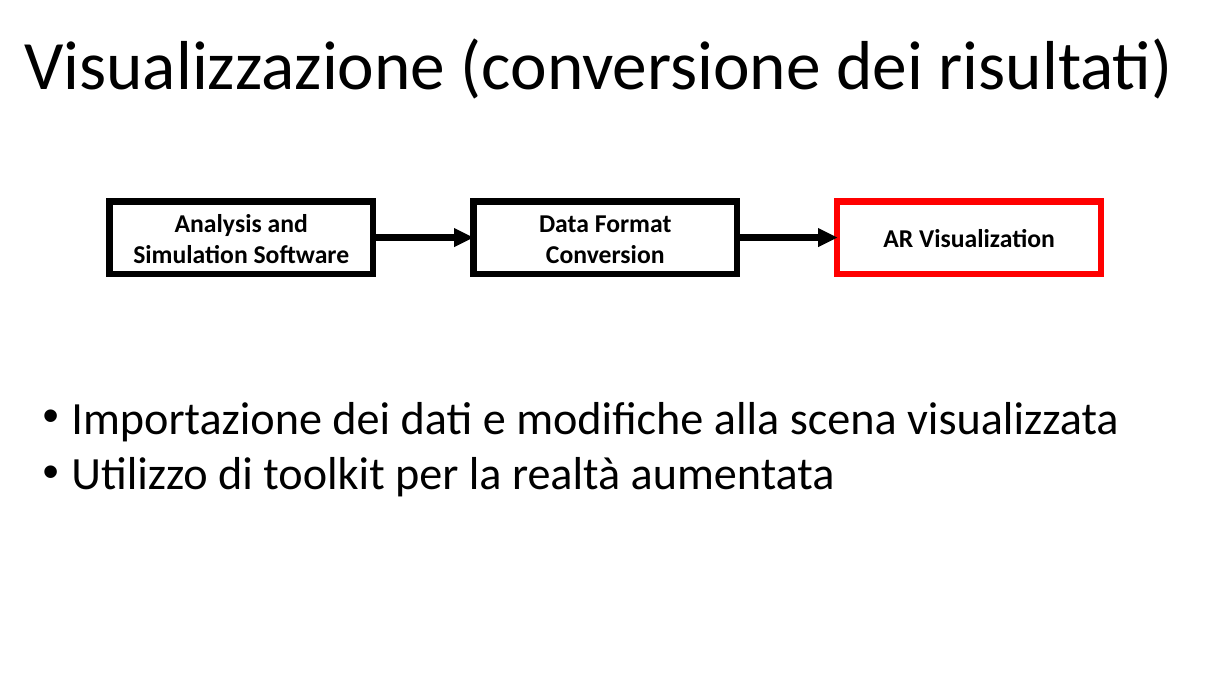
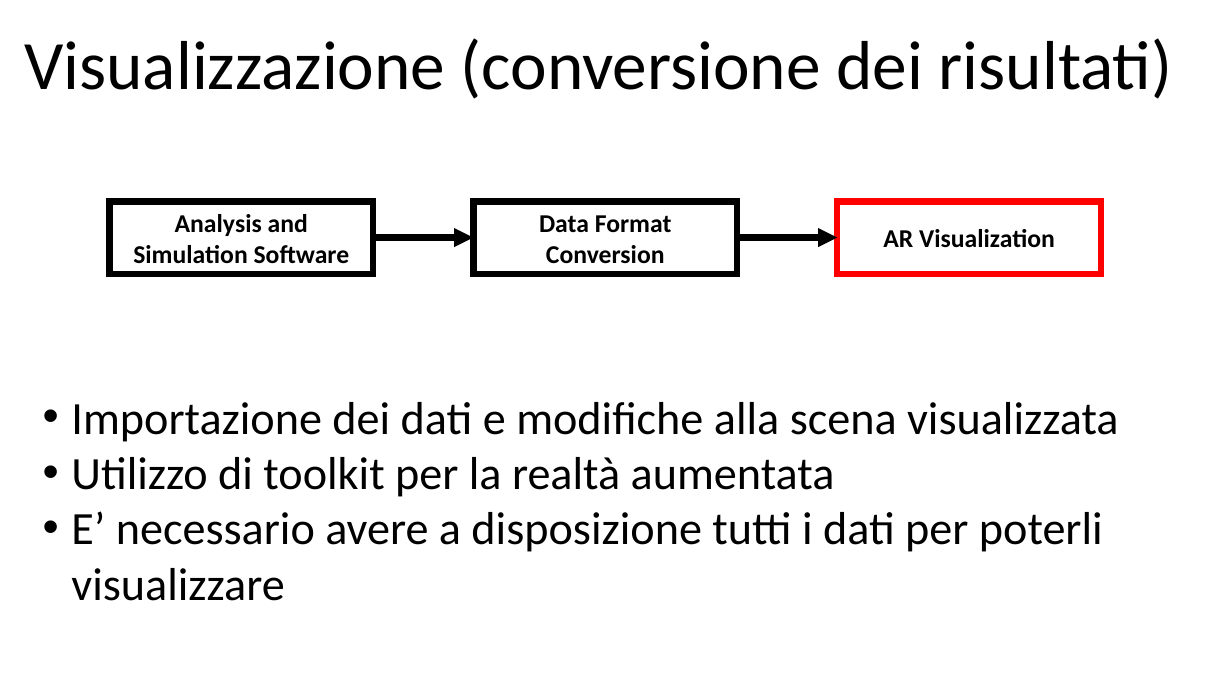
Before and after one commit to samueleevangelisti/PresentazioneSSAR, a slide deck: slide 19 of Introduzione alla Realtà Aumentata in Simulazione.pptx. Drawn at 1232x693 pixels with LibreOffice and Linux fonts; fonts in the diff are those of the drawing. Boxes give left, top, right and bottom in pixels: in the first picture for what was removed or moved away, otherwise in the second. Text is boxed around its words. In the diff, an @@ line names an element or a change of style, - is before the commit and + after.

```diff
--- a/Introduzione alla Realtà Aumentata in Simulazione.pptx
+++ b/Introduzione alla Realtà Aumentata in Simulazione.pptx
@@ text at [71, 511, 1103, 601]: paragraph added @@
+• E’ necessario avere a disposizione tutti i dati per poterli visualizzare
```
Also in this commit, not shown: 5 other slides changed, 1 other file.
